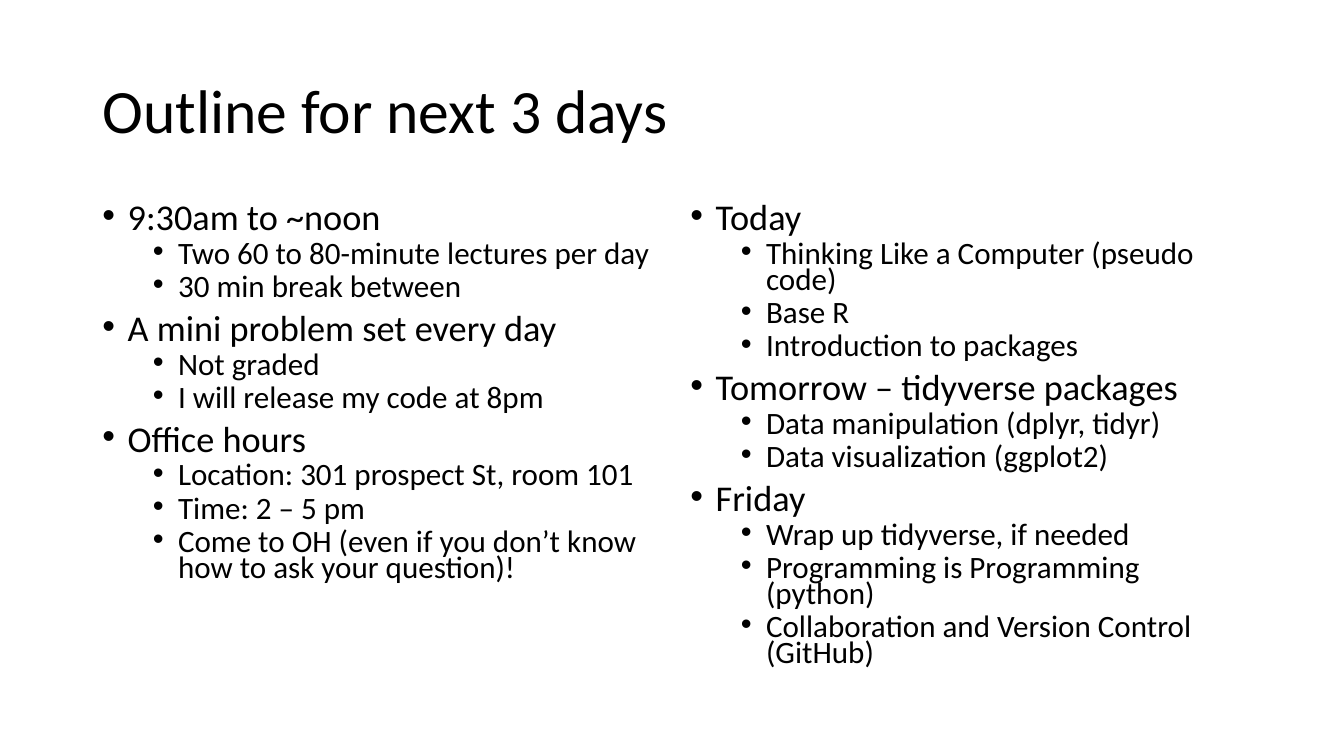
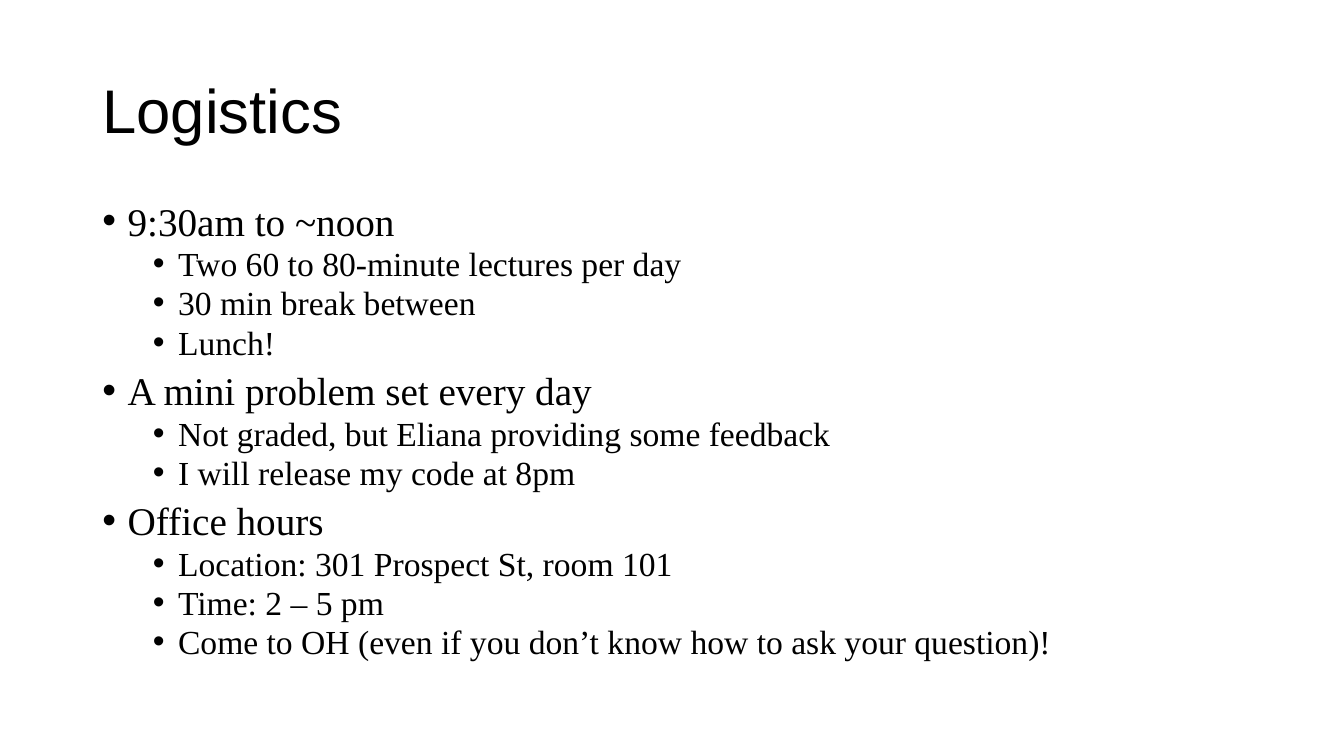
Before and after one commit to a5creel/intro_to_programming, a slide deck: slide 6 of lecture_material/1_think_like_computer.pptx. Drawn at 1344x756 pixels with LibreOffice and Linux fonts; fonts in the diff are those of the drawing. Boxes give left, top, right and bottom in pixels: in the first picture for what was removed or moved away, otherwise in the second. Text is boxed around its words. In the diff, an @@ line names an element or a change of style, - is before the commit and + after.

```diff
--- a/lecture_material/1_think_like_computer.pptx
+++ b/lecture_material/1_think_like_computer.pptx
@@ title at <box>102,88,342,145</box>: text changed; font Calibri to Arial @@
-Outline for next 3 days
+Logistics
@@ text removed at <box>716,204,1193,667</box> @@
-• Today
-  • Thinking Like a Computer (pseudo code)
-  • Base R
-  • Introduction to packages
-• Tomorrow – tidyverse packages
-  • Data manipulation (dplyr, tidyr)
-  • Data visualization (ggplot2)
-• Friday
-  • Wrap up tidyverse, if needed
-  • Programming is Programming (python)
-  • Collaboration and Version Control (GitHub)
@@ text at <box>128,210,1050,661</box>: size 25.9 to 28 pt in "9:30am to ~noon", "A mini problem set every day", "Office hours"; font Calibri to Times New Roman in "9:30am to ~noon", "Two 60 to 80-minute lectures per day", "30 min break between", "A mini problem set every day" and 4 more places; size 22.2 to 24 pt in "Two 60 to 80-minute lectures per day", "30 min break between", "I will release my code at 8pm", "Time: 2 – 5 pm" and 1 more places; line spacing 0.7 to 0.8 @@
@@ text at <box>178,331,275,356</box>: paragraph added @@
+  • Lunch!
@@ text at <box>178,422,830,452</box>: text changed; size 22.2 to 24 pt; font Calibri to Times New Roman @@
-  • Not graded
+  • Not graded, but Eliana providing some feedback
@@ text at <box>178,553,672,582</box>: text changed; size 22.2 to 24 pt; font Calibri to Times New Roman @@
-  • Location: 301 prospect St, room 101
+  • Location: 301 Prospect St, room 101
```
Also in this commit, not shown: 23 other slides changed, 1 slide added, 14 other files.
